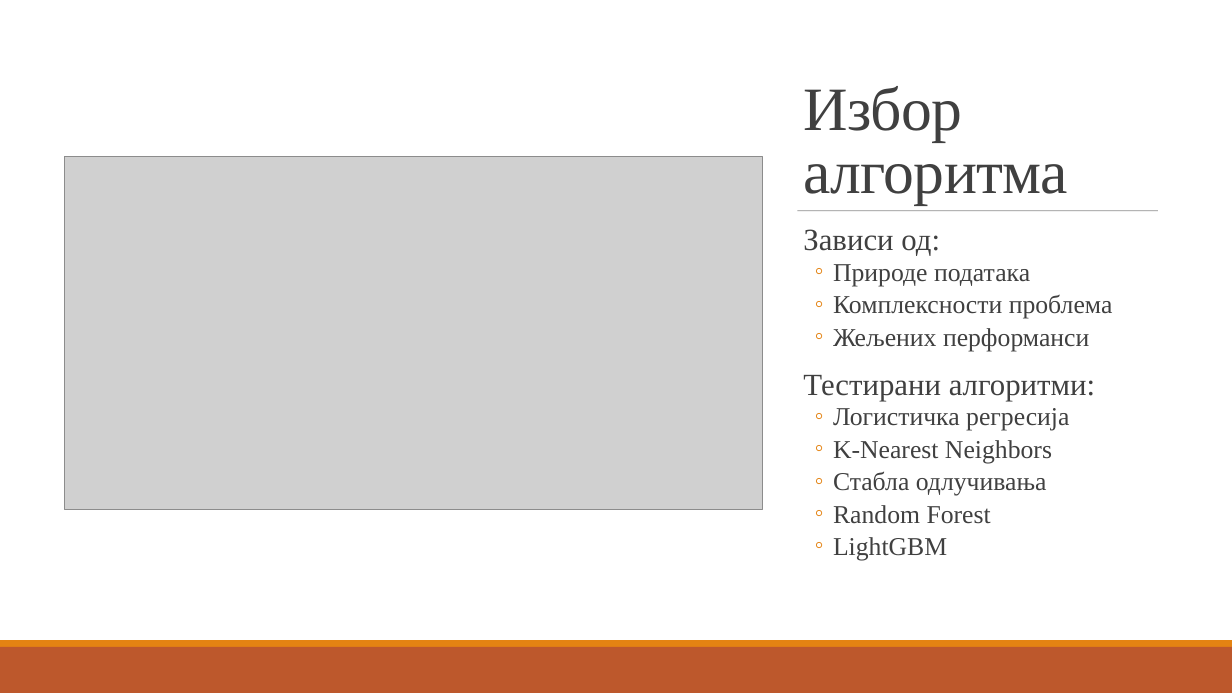
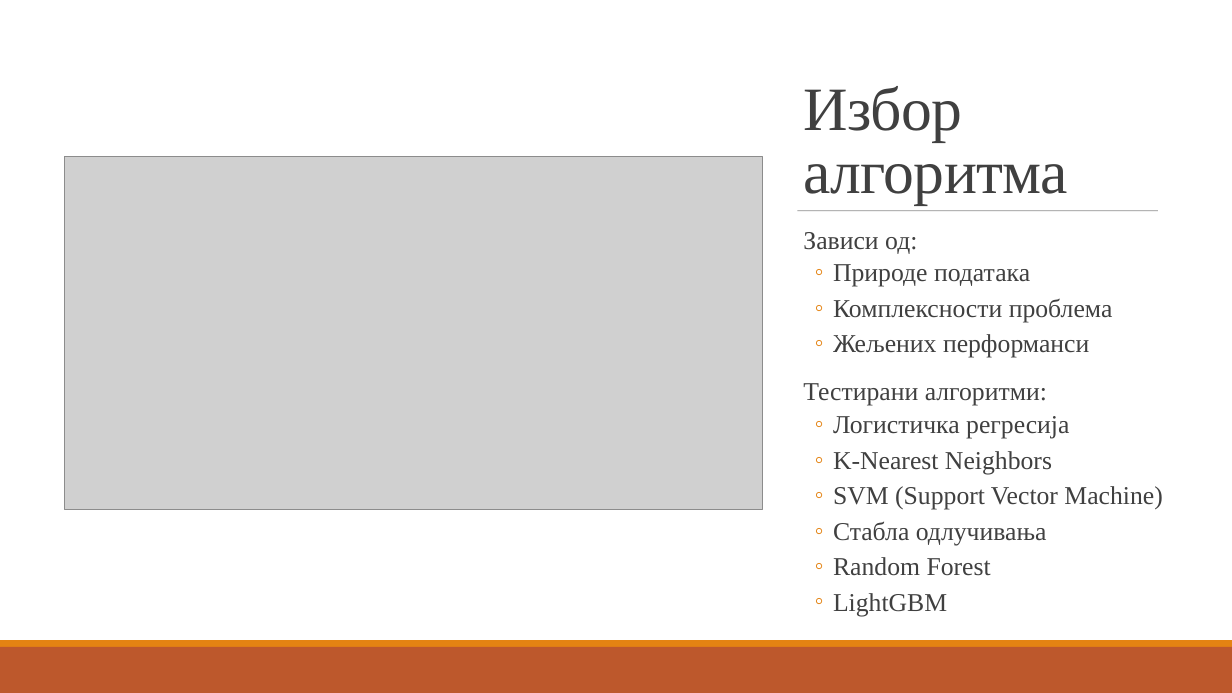
Before and after one commit to ChaosNik/Predicting-the-number-of-people-in-a-room, a slide deck: slide 9 of Presentation/Razvoj rješenja za predviđanje broja osoba u prostoriji.pptx. Drawn at 1232x693 pixels with LibreOffice and Linux fonts; fonts in the diff are those of the drawing; grey boxes stand for pictures. Boxes give left, top, right and bottom in pixels: in the first picture for what was removed or moved away, otherwise in the second. Text is boxed around its words. In the diff, an @@ line names an element or a change of style, - is before the commit and + after.

```diff
--- a/Presentation/Razvoj rješenja za predviđanje broja osoba u prostoriji.pptx
+++ b/Presentation/Razvoj rješenja za predviđanje broja osoba u prostoriji.pptx
@@ text at [803, 232, 1113, 616]: size 24 to 20 pt in "Зависи од:", "Тестирани алгоритми:"; line spacing 0.8 to 0.9 @@
@@ text at [833, 486, 1162, 510]: paragraph added @@
+  ◦ SVM (Support Vector Machine)
```
Also in this commit, not shown: 11 other slides changed, 1 other file.
